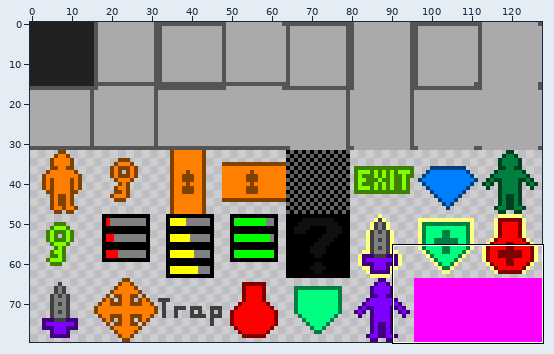
Edited in one commit: sprite sheet (FortuneHunter/FortuneHunter/assets/images/tiles.png). The picture above shows the old version from afar; the outline marks the close-up.
Close-up. Before the edit:
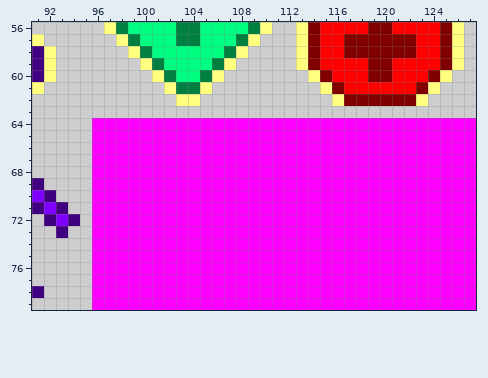
The file is 128x80 pixels. Shown: x 91..127, y 56..79.
And afterwards:
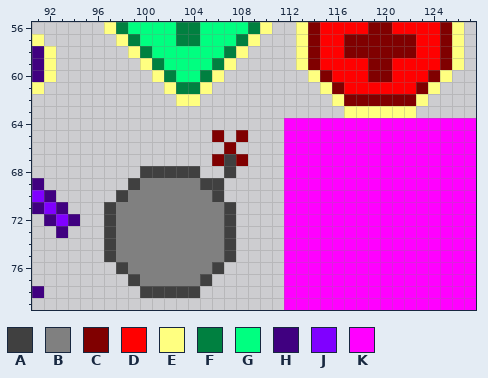
Palette (. is transparent): A #404040  B #808080  C #800000  D #ff0000  E #ffff80  F #008040  G #00ff80  H #400080  J #8000ff  K #ff00ff
Changes in this commit:
Colour K gives way to colour A in row 67 at x 107; in row 68 at x 100 to 104 and 107; in row 69 at x 99 and 105 to 106; in row 70 at x 98 and 106; in rows 71 to 75 at x 97 and 107; in row 76 at x 98 and 106.
Colour K gives way to colour A in row 77 at x 99 and 105; in row 78 at x 100 to 104.
Colour K gives way to colour B in row 69 at x 100 to 104; in row 70 at x 99 to 105; in rows 71 to 75 at x 98 to 106; in row 76 at x 99 to 105; in row 77 at x 100 to 104.
Colour K gives way to colour C in row 65 at x 106 and 108; in row 66 at x 107; in row 67 at x 106 and 108.
The edit adds colour E in row 63 at x 117 to 122.
The author cleared colour K in row 64 at x 96 to 111; in row 65 at x 96 to 105, 107 and 109 to 111; in row 66 at x 96 to 106 and 108 to 111; in row 67 at x 96 to 105 and 109 to 111; in row 68 at x 96 to 99, 105 to 106 and 108 to 111; in row 69 at x 96 to 98 and 107 to 111.
The author cleared colour K in row 70 at x 96 to 97 and 107 to 111; in rows 71 to 75 at x 96 and 108 to 111; in row 76 at x 96 to 97 and 107 to 111; in row 77 at x 96 to 98 and 106 to 111; in row 78 at x 96 to 99 and 105 to 111; in row 79 at x 96 to 111.
Where, in picture pixels (left, top, right, bottom), the same in both close-ups:
added: (344, 106, 416, 118)
changed: (92, 118, 284, 310)
